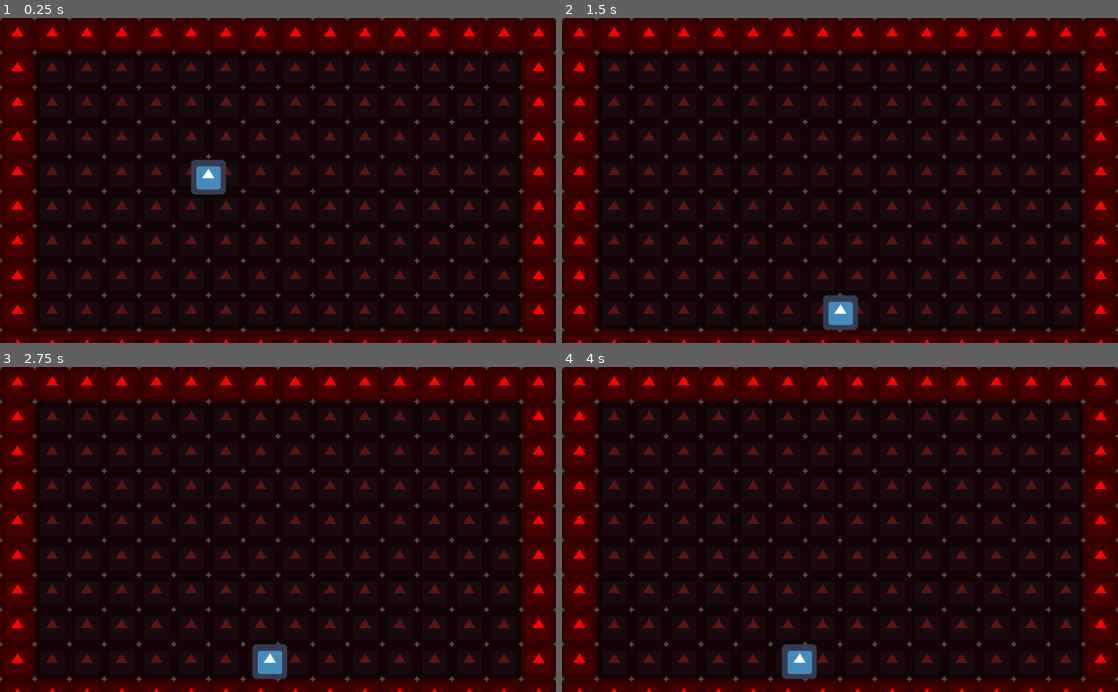
Above: before the commit, frames 1-4 (two rows, left to right).
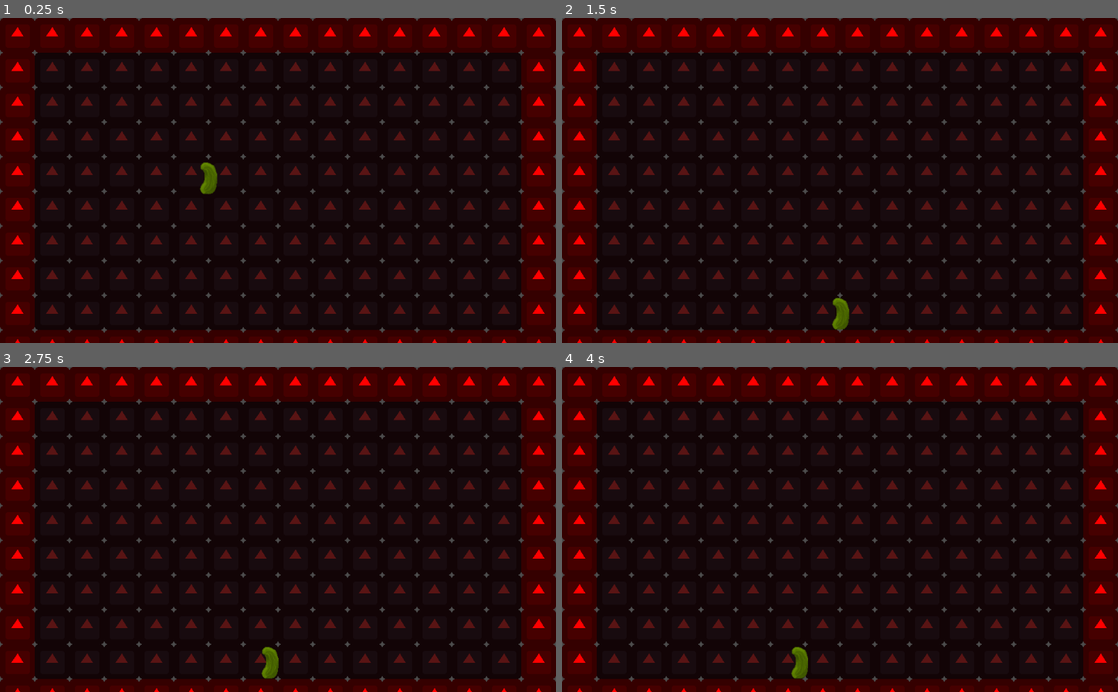
Above: after the commit, the same moments.

Repository: Rufusnu/maisafie
Game: Godot game, scene res://World.tscn
Same seed, same stepped clock (60 frames per second), same inputs: the game is played once before the commit and once after it. The engine's default icon, where the game draws it, is replaced by a stand-in: a white triangle on a blue panel in a dark square.
Inputs:
- Up to frame 1 (0.25 s): no input
- Up to frame 2 (1.5 s): hold Right (ui_right) 0.53-1.28 s; hold Left (ui_left) from 1.28 s (still down)
- Up to frame 3 (2.75 s): release Left (ui_left) at 2.03 s; hold Right (ui_right) from 2.03 s (still down)
- Up to frame 4 (4 s): release Right (ui_right) at 2.78 s; hold Up (ui_up) 2.78-3.53 s; hold Left (ui_left) from 3.53 s (still down)

The runs differ from the first frame. In frame 1, 0.7% of the frame differs, in the area x 34-41%, y 43-55%; in frame 2, 0.7%; in frame 3, 0.7%; in frame 4, 0.7%, in the area x 39-46%, y 85-96%.

Commit message:
Added textures

Diff:
--- a/Player.tscn
+++ b/Player.tscn
@@ -1,14 +1,14 @@
 [gd_scene load_steps=4 format=2]
 
 [ext_resource path="res://Player.gd" type="Script" id=1]
-[ext_resource path="res://icon.png" type="Texture" id=2]
+[ext_resource path="res://Textures/cucumber.png" type="Texture" id=2]
 
 [sub_resource type="RectangleShape2D" id=1]
 
 custom_solver_bias = 0.0
-extents = Vector2( 32, 32 )
+extents = Vector2( 18, 30 )
 
-[node name="Player" type="KinematicBody2D"]
+[node name="Player" type="KinematicBody2D" index="0"]
 
 input_pickable = false
 collision_layer = 1
@@ -20,7 +20,9 @@
 
 [node name="hit_box" type="CollisionShape2D" parent="." index="0"]
 
+position = Vector2( 0, 2 )
 shape = SubResource( 1 )
+_sections_unfolded = [ "Transform", "Z Index" ]
 
 [node name="texture" type="Sprite" parent="." index="1"]
 
Binary file added: Textures/brick.png
Not shown, added: Textures/brick.png.import
Binary file added: Textures/cucumber.png
Not shown, added: Textures/cucumber.png.import
